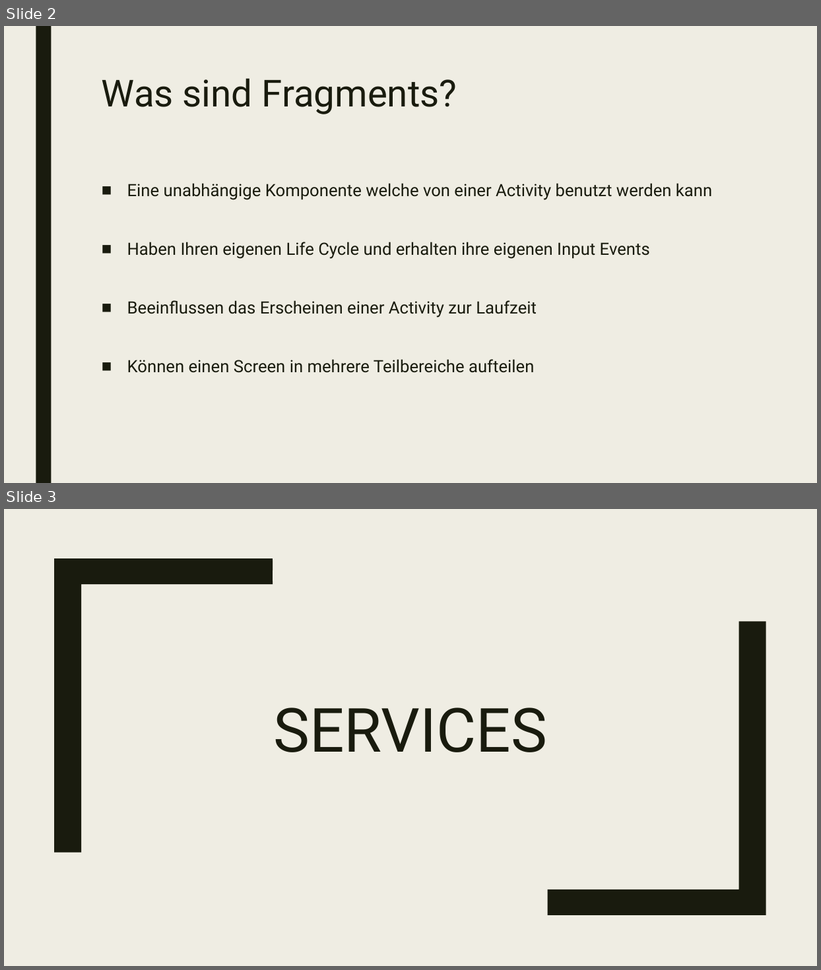
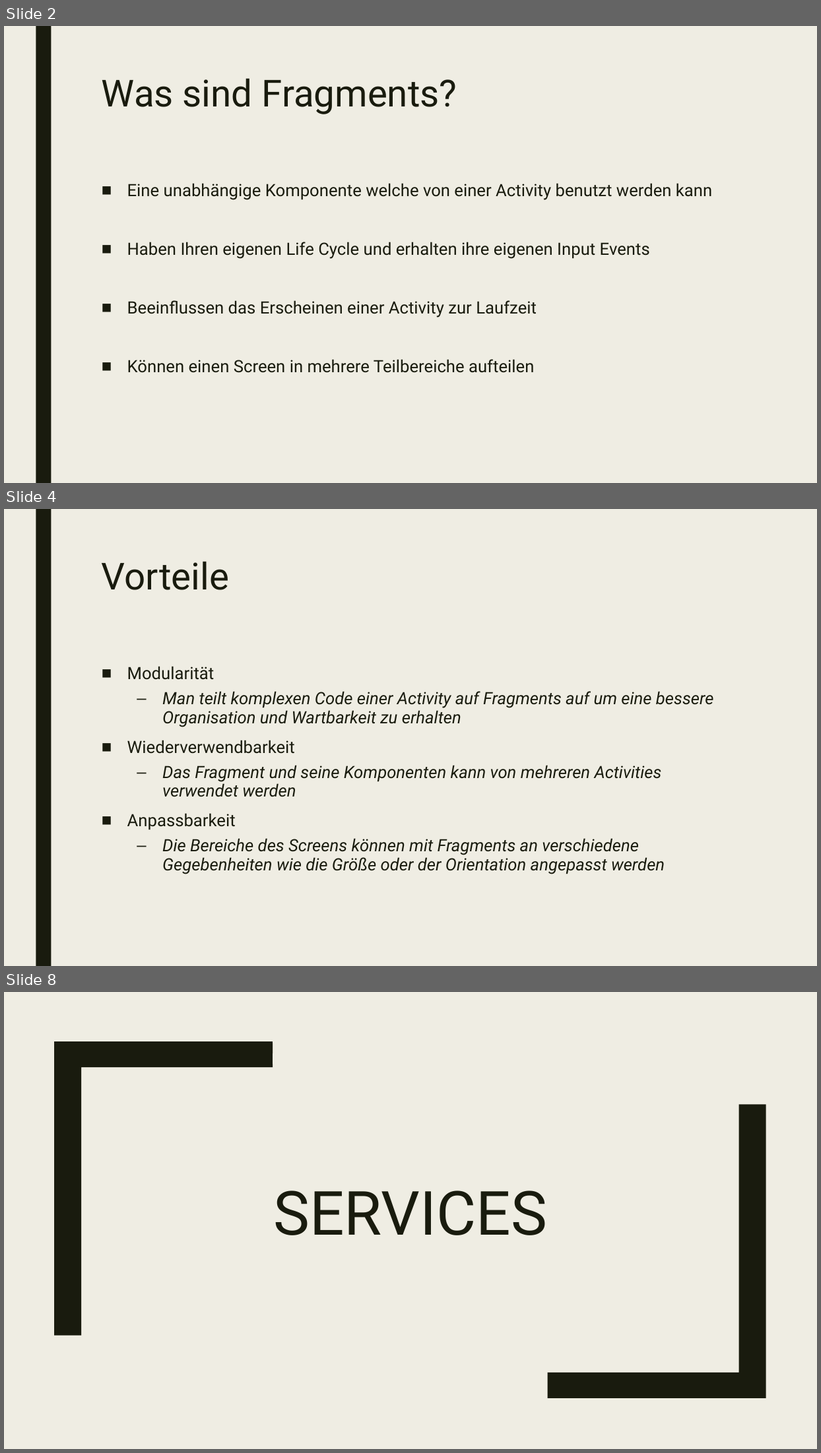
Before and after one commit to EricBuchinger/NVS_Referat, a slide deck: Fragments and Services.pptx. Shown one above the other, each under a label of ours: slides 2 and 3 before the commit, slides 2, 4 and 8 after it; the slides between them are not shown. The pictures are 821x970 and 821x1453 pixels, drawn with LibreOffice and Linux fonts; fonts in the diff are those of the drawing. Boxes give left, top, right and bottom in pixels: in the first picture for what was removed or moved away, otherwise in the second. Text is boxed around its words. In the diff, an @@ line names an element or a change of style, - is before the commit and + after.

```diff
--- a/Fragments and Services.pptx
+++ b/Fragments and Services.pptx
@@ slide 4 added at <box>4,509,817,966</box>, background #EFEDE3; not listed: 1 template element that a slide beside it also shows @@
@@ title added at <box>102,561,229,590</box>, 44 pt, text #191B0E @@
+Vorteile
@@ text added at <box>127,666,714,875</box>, 20 pt, text #191B0E, italic @@
+■ Modularität
+  – Man teilt komplexen Code einer Activity auf Fragments auf um eine bessere Organisation und Wartbarkeit zu erhalten
+■ Wiederverwendbarkeit
+  – Das Fragment und seine Komponenten kann von mehreren Activities verwendet werden
+■ Anpassbarkeit
+  – Die Bereiche des Screens können mit Fragments an verschiedene Gegebenheiten wie die Größe oder der Orientation angepasst werden
@@ what was slide 3 is now slide 8 @@
```
Also in this commit, not shown: 1 slide changed, 4 other slides added, 1 other file.
